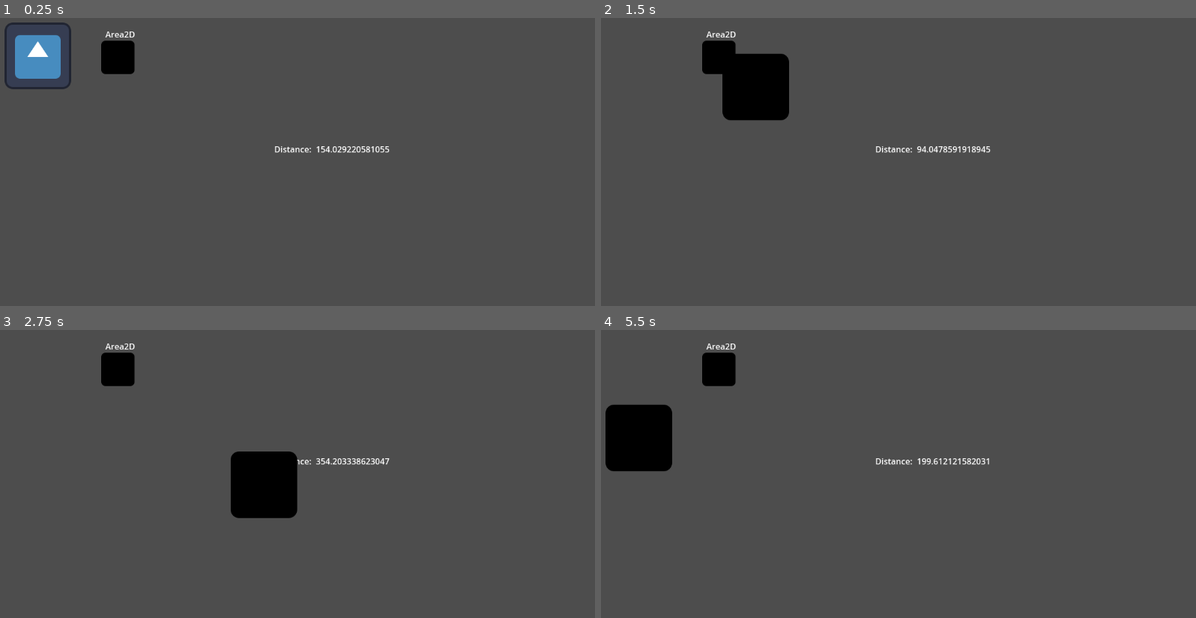
Above: before the commit, frames 1-4 (two rows, left to right).
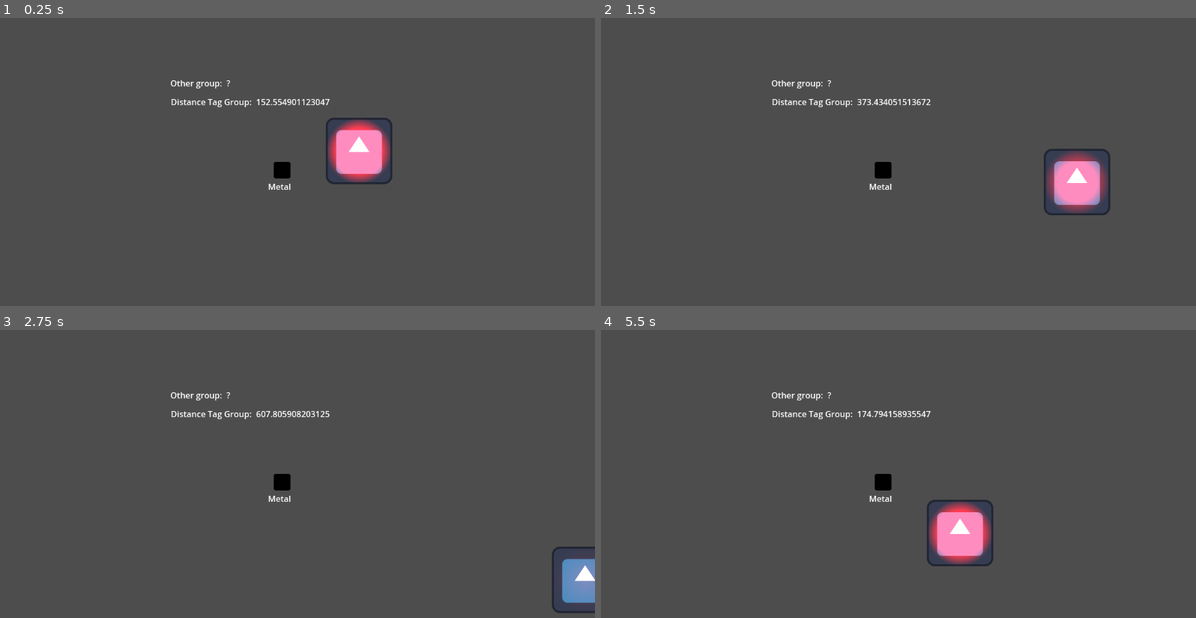
Above: after the commit, the same moments.

Repository: rvbatt/rule-based-godot
Game: Godot game, scene res://test_scenes/area_detection_and_distance/area2D_wildcard_and_retrieve_distance_test.tscn
The game is run twice, just before and just after one commit, with the same random seed, the same clock (stepped at 60 frames per second) and the same inputs. The project has no main scene, so this scene is started directly. The engine's default icon, where the game draws it, is replaced by a stand-in: a white triangle on a blue panel in a dark square.
Inputs:
- Up to frame 1 (0.25 s): no input
- Up to frame 2 (1.5 s): tap Enter at 0.5 s; hold Right (ui_right) 0.53-1.28 s; hold T (test_rule_based_system) 0.53-1.28 s; hold Down (ui_down) from 1.28 s (still down); tap T (test_rule_based_system) at 1.35 s
- Up to frame 3 (2.75 s): release Down (ui_down) at 2.03 s; hold Right (ui_right) from 2.03 s (still down); hold T (test_rule_based_system) from 2.03 s (still down)
- Up to frame 4 (5.5 s): release Right (ui_right) at 2.78 s; release T (test_rule_based_system) at 2.78 s; hold Up (ui_up) 2.78-3.53 s; tap T (test_rule_based_system) at 2.85, 4.35 s; hold T (test_rule_based_system) 3.53-4.28 s; hold Left (ui_left) 3.53-5.03 s; hold Down (ui_down) from 5.03 s (still down); hold T (test_rule_based_system) from 5.03 s (still down)

The runs differ from the first frame. In frame 1, 5.0% of the frame differs, in the area x 0-66%, y 1-60%; in frame 2, 5.8%; in frame 3, 4.8%; in frame 4, 6.2%, in the area x 0-66%, y 4-83%.

Commit message:
Change Area2D retrieve dist test into Metal Detector
The specifications will be on the dissertation

Signed-off-by: Rodrigo Volpe Battistin <rv.battistin@usp.br>

Diff:
--- a/test_scenes/area_detection_and_distance/area2D_wildcard_and_retrieve_distance_test.tscn
+++ b/test_scenes/area_detection_and_distance/area2D_wildcard_and_retrieve_distance_test.tscn
@@ -1,10 +1,10 @@
-[gd_scene load_steps=20 format=3 uid="uid://cxfyra0kwmufu"]
+[gd_scene load_steps=18 format=3 uid="uid://cxfyra0kwmufu"]
 
 [ext_resource type="Script" path="res://test_scenes/test_rule_based_system.gd" id="1_shxu2"]
 [ext_resource type="Script" path="res://addons/rule_based_godot/system/rule_based_system.gd" id="2_h8bwa"]
 [ext_resource type="Script" path="res://addons/rule_based_godot/resources/arbiters/first_applicable_arbiter.gd" id="3_e44h4"]
 [ext_resource type="Script" path="res://addons/rule_based_godot/resources/actions/set_property_action.gd" id="4_cliig"]
-[ext_resource type="Script" path="res://addons/rule_based_godot/resources/matches/atomic/area_detection_match.gd" id="5_grdgq"]
+[ext_resource type="Script" path="res://addons/rule_based_godot/resources/actions/call_method_action.gd" id="4_partk"]
 [ext_resource type="Script" path="res://addons/rule_based_godot/resources/rule.gd" id="6_kq74b"]
 [ext_resource type="Script" path="res://addons/rule_based_godot/resources/matches/atomic/distance_match.gd" id="7_y3whx"]
 [ext_resource type="Script" path="res://addons/rule_based_godot/resources/rule_list.gd" id="8_8cxdq"]
@@ -14,56 +14,44 @@
 [sub_resource type="Resource" id="Resource_wt57c"]
 script = ExtResource("3_e44h4")
 
-[sub_resource type="Resource" id="Resource_2jjx0"]
-script = ExtResource("4_cliig")
-property_and_value = {
-"color": Color(0, 0, 0, 1)
-}
-agent_type = 2
-agent_identifier = &"area"
+[sub_resource type="Resource" id="Resource_otyjn"]
+script = ExtResource("4_partk")
+method = &"set_brightness"
+arguments = ["?dist"]
+agent_type = 0
+agent_path = NodePath("MetalDetector")
 
-[sub_resource type="Resource" id="Resource_s8l58"]
-script = ExtResource("5_grdgq")
-area_path = NodePath("../Area2D")
-tester_is_wildcard = true
-tester_search_groups = Array[StringName]([&"collider"])
-tester_identifier = &"area"
-
-[sub_resource type="Resource" id="Resource_rw2f4"]
-script = ExtResource("6_kq74b")
-condition = SubResource("Resource_s8l58")
-actions = Array[Resource("res://addons/rule_based_godot/resources/actions/abstract_action.gd")]([SubResource("Resource_2jjx0")])
-
-[sub_resource type="Resource" id="Resource_j33xu"]
+[sub_resource type="Resource" id="Resource_wxjj5"]
 script = ExtResource("4_cliig")
 property_and_value = {
 "text": "?dist"
 }
 agent_type = 1
-agent_groups = Array[StringName]([&"dist"])
+agent_groups = Array[StringName]([&"distance_tag"])
 
-[sub_resource type="Resource" id="Resource_ngkdk"]
+[sub_resource type="Resource" id="Resource_uw1vf"]
 script = ExtResource("7_y3whx")
-source_path = NodePath("../Area2D")
-min_distance = inf_neg
+source_path = NodePath("MetalDetector")
+min_distance = 0.0
 max_distance = inf
-tester_is_wildcard = false
-tester_path = NodePath("../MovableArea2D")
+tester_is_wildcard = true
+tester_search_groups = Array[StringName]([&"metal"])
+tester_identifier = &"found_metal"
 should_retrieve_data = true
 data_variable = &"dist"
 
-[sub_resource type="Resource" id="Resource_mfo71"]
+[sub_resource type="Resource" id="Resource_8bcl5"]
 script = ExtResource("6_kq74b")
-condition = SubResource("Resource_ngkdk")
-actions = Array[Resource("res://addons/rule_based_godot/resources/actions/abstract_action.gd")]([SubResource("Resource_j33xu")])
+condition = SubResource("Resource_uw1vf")
+actions = Array[Resource("res://addons/rule_based_godot/resources/actions/abstract_action.gd")]([SubResource("Resource_otyjn"), SubResource("Resource_wxjj5")])
 
-[sub_resource type="Resource" id="Resource_524sc"]
+[sub_resource type="Resource" id="Resource_fr532"]
 script = ExtResource("8_8cxdq")
 _rule_based_godot = &"RuleList"
-rules = Array[ExtResource("6_kq74b")]([SubResource("Resource_rw2f4"), SubResource("Resource_mfo71")])
+rules = Array[ExtResource("6_kq74b")]([SubResource("Resource_8bcl5")])
 
 [sub_resource type="RectangleShape2D" id="RectangleShape2D_ikocs"]
-size = Vector2(63, 63)
+size = Vector2(30, 30)
 
 [node name="Area2DDetectionTest" type="Node2D"]
 script = ExtResource("1_shxu2")
@@ -72,43 +60,58 @@
 script = ExtResource("2_h8bwa")
 iteration_update = 0
 arbiter = SubResource("Resource_wt57c")
-rule_list = SubResource("Resource_524sc")
+rule_list = SubResource("Resource_fr532")
+
+[node name="MetalDetector" parent="RuleBasedSystem" instance=ExtResource("9_eus64")]
+position = Vector2(698, 263)
+
+[node name="Metal" type="Area2D" parent="." groups=["metal"]]
+position = Vector2(550, 300)
+
+[node name="Label" type="Label" parent="Metal"]
+offset_left = -27.0
+offset_top = 20.0
+offset_right = 30.0
+offset_bottom = 46.0
+text = "Metal"
+metadata/_edit_use_anchors_ = true
+
+[node name="CollisionShape2D" type="CollisionShape2D" parent="Metal"]
+position = Vector2(0, -0.5)
+shape = SubResource("RectangleShape2D_ikocs")
+
+[node name="Sprite2D" type="Sprite2D" parent="Metal"]
+modulate = Color(0, 0, 0, 1)
+z_index = 1
+scale = Vector2(0.25, 0.25)
+texture = ExtResource("10_eheht")
 
 [node name="DistanceValue" type="HBoxContainer" parent="."]
-offset_left = 535.0
-offset_top = 240.0
-offset_right = 616.0
-offset_bottom = 280.0
+offset_left = 336.0
+offset_top = 149.0
+offset_right = 417.0
+offset_bottom = 189.0
 
 [node name="Distance" type="Label" parent="DistanceValue"]
 layout_mode = 2
-text = "Distance: "
+text = "Distance Tag Group: "
 
-[node name="Value" type="Label" parent="DistanceValue" groups=["dist"]]
+[node name="Value" type="Label" parent="DistanceValue" groups=["distance_tag"]]
 layout_mode = 2
 
-[node name="MovableArea2D" parent="." instance=ExtResource("9_eus64")]
-position = Vector2(80, 80)
+[node name="DistanceValue2" type="HBoxContainer" parent="."]
+offset_left = 335.0
+offset_top = 113.0
+offset_right = 416.0
+offset_bottom = 153.0
 
-[node name="Area2D" type="Area2D" parent="."]
-position = Vector2(234, 83)
+[node name="Distance" type="Label" parent="DistanceValue2"]
+layout_mode = 2
+text = "Other group: "
 
-[node name="Label" type="Label" parent="Area2D"]
-offset_left = -24.0
-offset_top = -56.0
-offset_right = 33.0
-offset_bottom = -30.0
-text = "Area2D"
-metadata/_edit_use_anchors_ = true
+[node name="Value" type="Label" parent="DistanceValue2" groups=["other"]]
+layout_mode = 2
+text = "?"
 
-[node name="CollisionShape2D" type="CollisionShape2D" parent="Area2D"]
-position = Vector2(-0.5, -0.5)
-shape = SubResource("RectangleShape2D_ikocs")
-
-[node name="Sprite2D" type="Sprite2D" parent="Area2D"]
-modulate = Color(0, 0, 0, 1)
-scale = Vector2(0.5, 0.5)
-texture = ExtResource("10_eheht")
-
-[connection signal="area_entered" from="MovableArea2D" to="." method="run_tests"]
-[connection signal="body_entered" from="MovableArea2D" to="." method="run_tests"]
+[connection signal="area_entered" from="RuleBasedSystem/MetalDetector" to="." method="run_tests"]
+[connection signal="body_entered" from="RuleBasedSystem/MetalDetector" to="." method="run_tests"]
--- a/test_scenes/area_detection_and_distance/components/movable_area2D.gd
+++ b/test_scenes/area_detection_and_distance/components/movable_area2D.gd
@@ -15,3 +15,7 @@
 
 func _on_body_entered(body):
 	print("Body entered: " + body.name)
+
+func set_brightness(distance):
+	print(16 - float(distance) * 15/600)
+	$PointLight2D.energy = 16 - 0.025 * float(distance)
--- a/test_scenes/area_detection_and_distance/components/movable_area2D.tscn
+++ b/test_scenes/area_detection_and_distance/components/movable_area2D.tscn
@@ -1,7 +1,8 @@
-[gd_scene load_steps=4 format=3 uid="uid://e5tryq24e7b7"]
+[gd_scene load_steps=5 format=3 uid="uid://e5tryq24e7b7"]
 
 [ext_resource type="Script" path="res://test_scenes/area_detection_and_distance/components/movable_area2D.gd" id="1_7cntl"]
 [ext_resource type="Texture2D" uid="uid://ww4haq6why2o" path="res://icon.svg" id="2_8trk7"]
+[ext_resource type="Texture2D" uid="uid://d1h8cfa1meslh" path="res://test_scenes/area_detection_and_distance/components/point_light.webp" id="2_irqpv"]
 
 [sub_resource type="RectangleShape2D" id="RectangleShape2D_q72k7"]
 size = Vector2(127, 127)
@@ -9,6 +10,11 @@
 [node name="MovableArea2D" type="Area2D" groups=["collider"]]
 position = Vector2(100, 100)
 script = ExtResource("1_7cntl")
+
+[node name="PointLight2D" type="PointLight2D" parent="."]
+color = Color(1, 0, 0, 1)
+texture = ExtResource("2_irqpv")
+texture_scale = 0.5
 
 [node name="CollisionShape2D" type="CollisionShape2D" parent="."]
 position = Vector2(-0.5, -0.5)
--- a/test_scenes/area_detection_and_distance/components/movable_area3D.tscn
+++ b/test_scenes/area_detection_and_distance/components/movable_area3D.tscn
@@ -1,4 +1,4 @@
-[gd_scene load_steps=4 format=3]
+[gd_scene load_steps=4 format=3 uid="uid://2k3bffm3kikw"]
 
 [ext_resource type="Script" path="res://test_scenes/area_detection_and_distance/components/movable_area3D.gd" id="1_erpa6"]
 
Not shown: 2 places in test_scenes/area_detection_and_distance/components/mesh_library.tres that only renumber resources
Binary file added: test_scenes/area_detection_and_distance/components/point_light.webp
Not shown, added: test_scenes/area_detection_and_distance/components/point_light.webp.import
